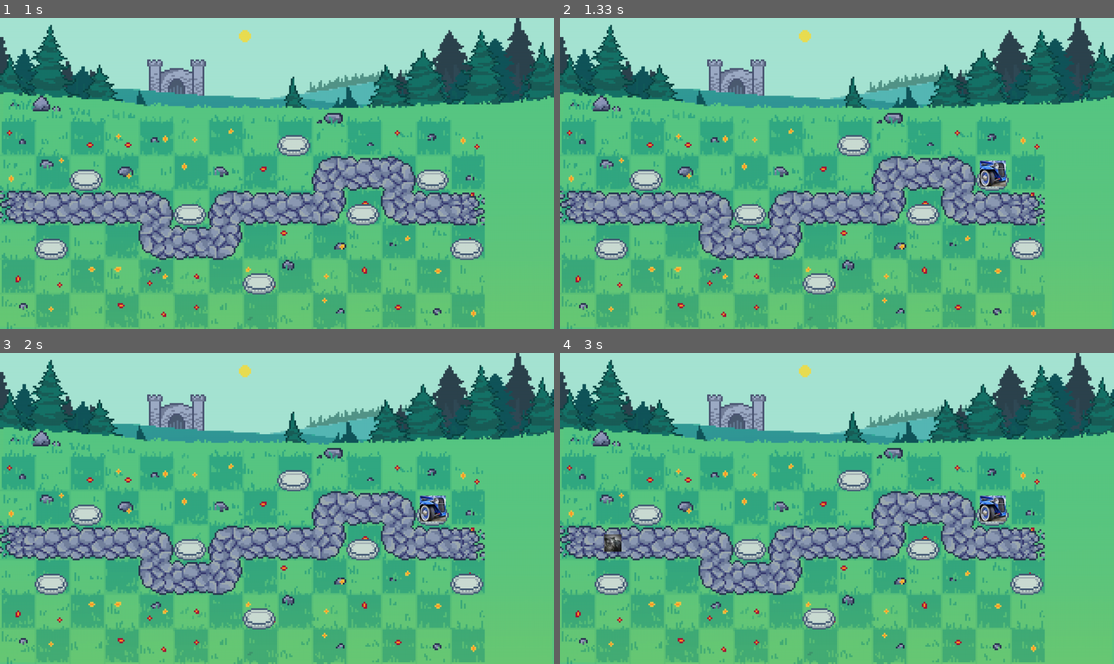
Above: before the commit, frames 1-4 (two rows, left to right).
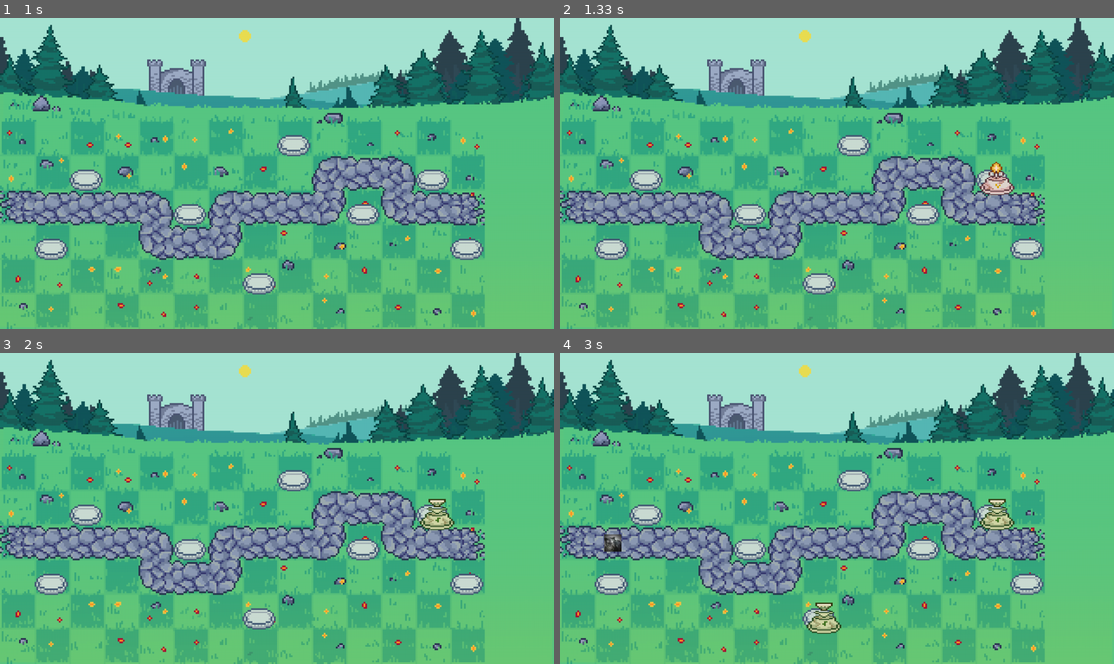
Above: after the commit, the same moments.

Repository: LenaSup/PyGame_project
Game: pygame game, started from main.py
Two runs of this game, one before a commit and one after it. Both use one fixed random seed, a clock stepped at 60 frames per second and the inputs below.
Inputs (mouse positions are in pixels of both pictures, inside the frame that each line leads up to):
- Up to frame 1 (1 s): press the mouse at (277, 257) at 0.37 s; move the mouse to (188, 192) at 0.47 s; release the mouse at (105, 126) at 0.6 s; press the mouse at (149, 89) at 0.7 s; move the mouse to (160, 73) at 0.8 s; release the mouse at (166, 61) at 0.93 s
- Up to frame 2 (1.33 s): click (981, 176) at 1.05 s
- Up to frame 3 (2 s): press the mouse at (421, 511) at 1.37 s; move the mouse to (260, 542) at 1.47 s; release the mouse at (94, 570) at 1.6 s; press the mouse at (421, 511) at 1.7 s; move the mouse to (288, 558) at 1.8 s; release the mouse at (155, 604) at 1.93 s
- Up to frame 4 (3 s): click (825, 620) at 2.05 s; press the mouse at (825, 620) at 2.37 s; move the mouse to (737, 598) at 2.47 s; release the mouse at (648, 580) at 2.6 s; press the mouse at (825, 620) at 2.7 s; move the mouse to (859, 520) at 2.8 s; release the mouse at (897, 418) at 2.93 s

Frame 1 is identical in both runs. In frame 2, 0.6% of the frame differs, in the area x 75-83%, y 45-57%; in frame 3, 0.6%; in frame 4, 1.0%, in the area x 44-83%, y 45-91%.

Commit message:
Мелкие правки

Diff:
--- a/entities.py
+++ b/entities.py
@@ -1,6 +1,6 @@
 default_enemy = (200, '.image.jpg', 10, 10, 2)
 haste_enemy = (100, '.image.jpg', 10, 10, 4)
 armored_enemy = (500, '.image.jpg', 15, 50, 1)
-default_tower = ('.car.jpg', 50, 200, 1000, 500, False, 0)
-sniper_tower = ('.car.jpg', 75, 400, 2000, 750, False, 0)
-mortire = ('.car.jpg', 50, 300, 3000, 1000, True, 100)
+default_tower = ('tower1_level1.png', 2, 50, 200, 100, 500, False, 0)
+sniper_tower = ('tower2_level1.png', 9, 75, 400, 200, 750, False, 0)
+mortire = ('tower3_level1.png', 2, 50, 300, 300, 1000, True, 100)
--- a/main.py
+++ b/main.py
@@ -355,7 +355,7 @@
 
 class Enemy(pygame.sprite.Sprite):  # класс враждебного моба
     def __init__(self, x, y, health, image, damage=10, price=10, speed=1, path=None):
-        super().__init__(entities, enemies)
+        super().__init__(enemies)
         self.name = self.__class__.__name__
         self.pos = x, y
         self.health = health
@@ -447,21 +447,39 @@
 
 
 class Tower(pygame.sprite.Sprite):  # класс башни
-    def __init__(self, x, y, image, damage=50, radius=200, reload=1000, price=500, is_splash=False, splash_radius=75):
-        super().__init__(towers, entities)
+    def __init__(self, x, y, images, cols, damage=50, radius=200, reload=1000, price=500, is_splash=False, splash_radius=75):
+        super().__init__(towers)
         self.name = self.__class__.__name__
+        self.frames = []
+        self.cut_sheet(load_image(images), cols)
+        self.cur_frame = 0
+        self.image = pygame.transform.scale(self.frames[self.cur_frame], (80, 80))
+        self.rect = self.rect.move(x, y)
         self.pos = x, y
         self.price = price
         self.damage = damage
         self.radius = radius
         self.reload = reload
-        self.image = load_image(image)
         self.rect = self.image.get_rect()
         self.rect.x, self.rect.y = self.pos[0], self.pos[1]
         self.radius = radius
         self.focus = None
         self.is_splash = is_splash
         self.splash_radius = splash_radius
+
+    def cut_sheet(self, sheet, columns):
+        rows = 1
+        self.rect = pygame.Rect(0, 0, sheet.get_width() // columns,
+                                sheet.get_height() // rows)
+        for j in range(rows):
+            for i in range(columns):
+                frame_location = (self.rect.w * i, self.rect.h * j)
+                self.frames.append(sheet.subsurface(pygame.Rect(
+                    frame_location, self.rect.size)))
+
+    def update(self):
+        self.cur_frame = (self.cur_frame + 1) % len(self.frames)
+        self.image = pygame.transform.scale(self.frames[self.cur_frame], (80, 80))
 
     def fire(self):  # выстрел по захваченой цели
         if self.focus != None and self.focus.health != 0 and pygame.sprite.collide_circle(self.focus, self):
@@ -647,7 +665,6 @@
 db.cursor()
 castle_health = 100
 gold = 1500
-entities = pygame.sprite.Group()
 enemies = pygame.sprite.Group()
 towers = pygame.sprite.Group()
 cells = pygame.sprite.Group()
@@ -686,12 +703,14 @@
     spawn_enemy = pygame.USEREVENT + 1
     my_event = pygame.USEREVENT + 2
     time_is_passing = pygame.USEREVENT + 3
+    animated = pygame.USEREVENT + 4
     pygame.time.set_timer(my_event, 15)
     pygame.time.set_timer(spawn_enemy, waves[current_wave][1])
     pygame.time.set_timer(time_is_passing, 1000)
+    pygame.time.set_timer(animated, 1000)
     pause_wave = 10000
     time_level = 0
-    global castle_health, entities, enemies, towers, towers_reload, gold, cells
+    global castle_health, enemies, towers, towers_reload, gold, cells
 
     enemy_default_settings = (start_pos[0] * 80 + my_board.top,
                               start_pos[1] * 80 + my_board.cell_size // 4 + my_board.bot)
@@ -711,7 +730,6 @@
                 # загрузка карты
                 castle_health = 100
                 gold = 1500
-                entities = pygame.sprite.Group()
                 enemies = pygame.sprite.Group()
                 towers = pygame.sprite.Group()
                 cells = pygame.sprite.Group()
@@ -731,9 +749,11 @@
                 spawn_enemy = pygame.USEREVENT + 1
                 my_event = pygame.USEREVENT + 2
                 time_is_passing = pygame.USEREVENT + 3
+                animated = pygame.USEREVENT + 4
                 pygame.time.set_timer(my_event, 15)
                 pygame.time.set_timer(spawn_enemy, waves[current_wave][1])
                 pygame.time.set_timer(time_is_passing, 1000)
+                pygame.time.set_timer(animated, 1000)
                 pause_wave = 10000
                 time_level = 0
 
@@ -785,12 +805,13 @@
                 time_level += 1
             if event.type in towers_reload.values():  # выстрел башни по окончании перезрядки
                 find_key(towers_reload, event.type).fire()
+            if event.type == animated:
+                towers.update()
         if castle_health <= 0:
             current_level = main_menu(screen)
             # загрузка карты
             castle_health = 100
             gold = 1500
-            entities = pygame.sprite.Group()
             enemies = pygame.sprite.Group()
             towers = pygame.sprite.Group()
             cells = pygame.sprite.Group()
@@ -810,9 +831,11 @@
             spawn_enemy = pygame.USEREVENT + 1
             my_event = pygame.USEREVENT + 2
             time_is_passing = pygame.USEREVENT + 3
+            animated = pygame.USEREVENT + 4
             pygame.time.set_timer(my_event, 15)
             pygame.time.set_timer(spawn_enemy, waves[current_wave][1])
             pygame.time.set_timer(time_is_passing, 1000)
+            pygame.time.set_timer(animated, 1000)
             pause_wave = 10000
             time_level = 0
 
@@ -825,8 +848,9 @@
         screen.blit(playing_field, (0, 0))      # Игровое поле
         cells.update()
         cells.draw(screen)
-        entities.update()
-        entities.draw(screen)
+        enemies.update()
+        enemies.draw(screen)
+        towers.draw(screen)
         pygame.display.flip()
 
 
Binary file changed: user_data.sqlite3
